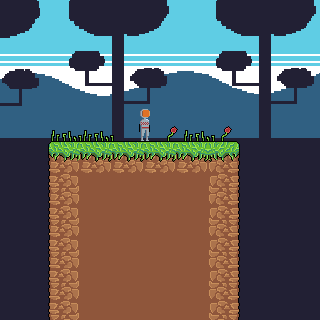
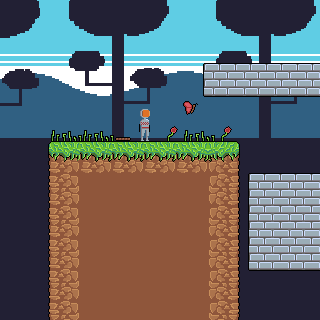
Revision of a layered 320x320 image; what changed, layer by layer:
painted on "Layer" over (115, 63, 320, 271)
